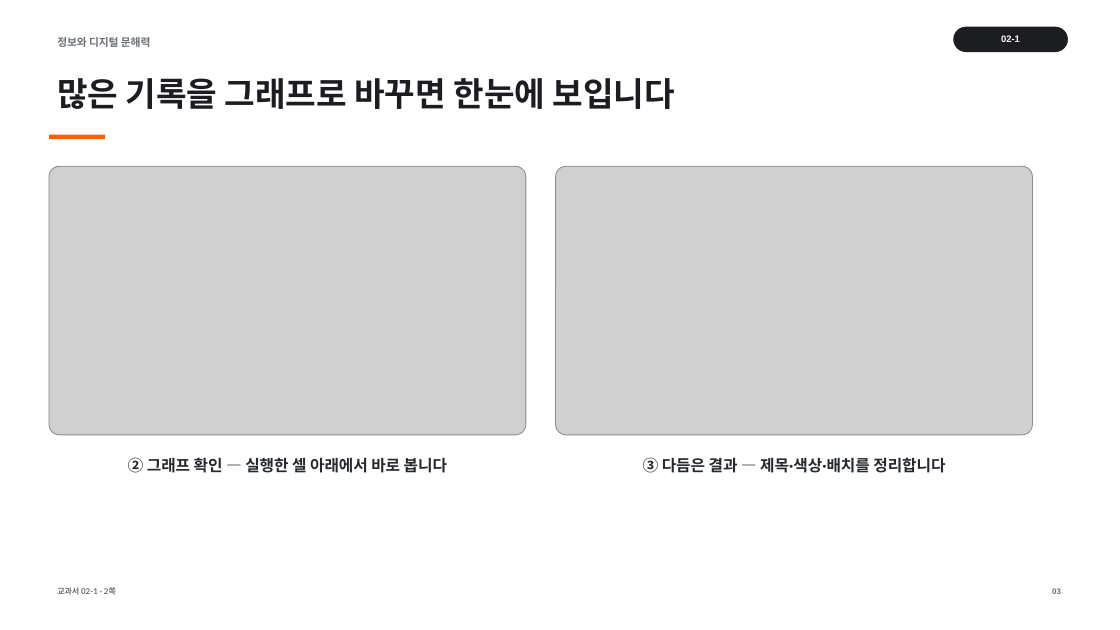
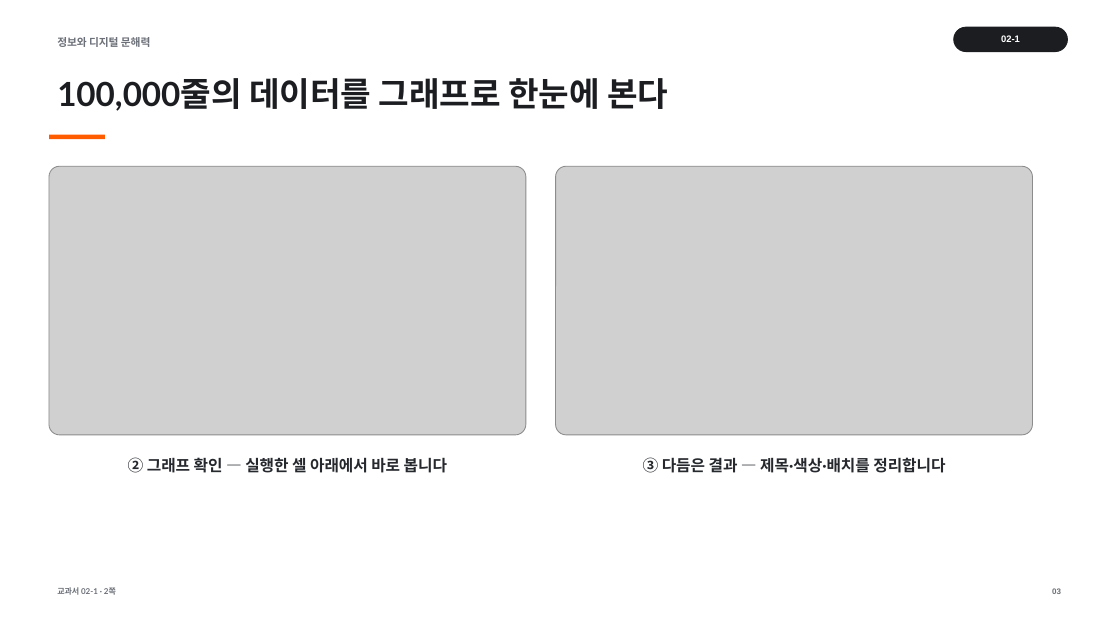
Before and after one commit to cozy819/2026-02__jdh, a slide deck: slide 3 of 02/ppt/02-1_개발_도구_설치와_확인_v1.pptx. Drawn at 1120x630 pixels with LibreOffice and Linux fonts; fonts in the diff are those of the drawing; grey boxes stand for pictures. Boxes give left, top, right and bottom in pixels: in the first picture for what was removed or moved away, otherwise in the second. Text is boxed around its words. In the diff, an @@ line names an element or a change of style, - is before the commit and + after.

```diff
--- a/02/ppt/02-1_개발_도구_설치와_확인_v1.pptx
+++ b/02/ppt/02-1_개발_도구_설치와_확인_v1.pptx
@@ text at (57, 78, 668, 111): text changed @@
-많은 기록을 그래프로 바꾸면 한눈에 보입니다
+100,000줄의 데이터를 그래프로 한눈에 본다
```
Also in this commit, not shown: 2 other slides changed, 12 other files.
